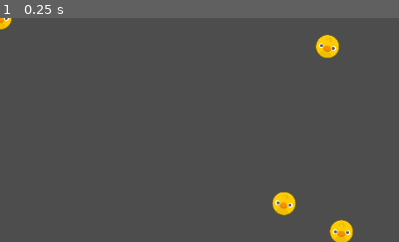
Above: before the commit, frame 1.
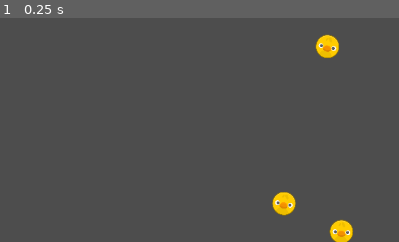
Above: after the commit, the same moment.

Repository: mapsandapps/robins
Game: Godot game, scene res://scenes/game.tscn
Same seed, same stepped clock (60 frames per second), same inputs: the game is played once before the commit and once after it.
Inputs:
- Up to frame 1 (0.25 s): no input
The pictures show only the part of the screen within x 0-50%, y 0-50%; the shares and areas given below are measured in that part.

The runs differ from the first frame. In frame 1, 0.1% of the frame differs, in the area x 0-4%, y 0-6%.

Commit message:
Remove default bird

Diff:
--- a/scenes/birds.tscn
+++ b/scenes/birds.tscn
@@ -1,9 +1,6 @@
-[gd_scene load_steps=3 format=3 uid="uid://ce4aav6o1nydr"]
+[gd_scene load_steps=2 format=3 uid="uid://ce4aav6o1nydr"]
 
 [ext_resource type="Script" path="res://scripts/birds.gd" id="1_o8bx2"]
-[ext_resource type="PackedScene" uid="uid://dlnbbnapa8r4p" path="res://scenes/bird.tscn" id="2_ah4w2"]
 
 [node name="Birds" type="Node2D"]
 script = ExtResource("1_o8bx2")
-
-[node name="Bird" parent="." instance=ExtResource("2_ah4w2")]
